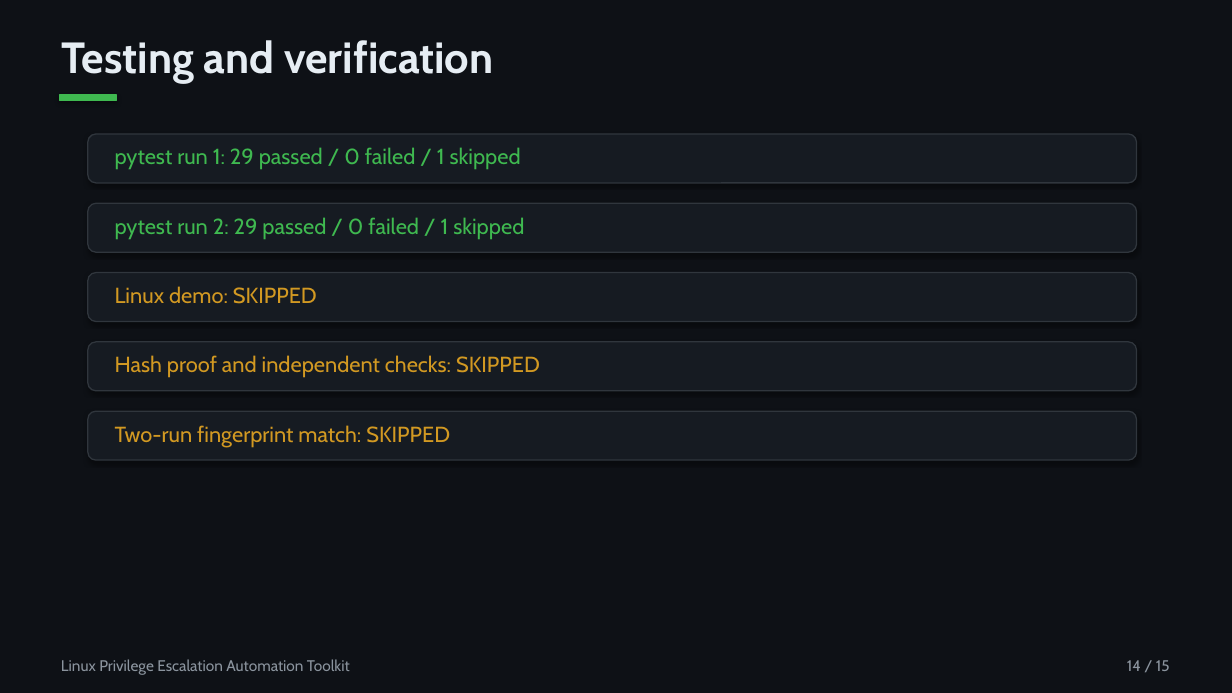
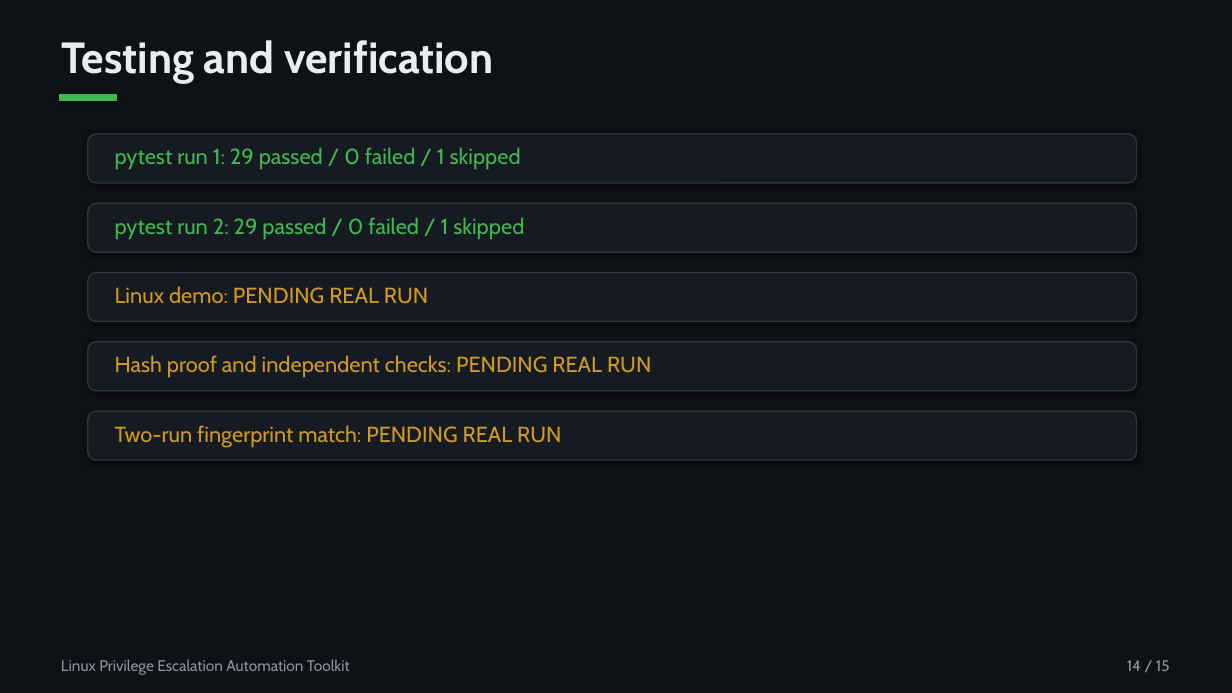
Before and after one commit to Vecesta-co/linux-privesc-toolkit, a slide deck: slide 14 of docs/Final_Presentation.pptx. Drawn at 1232x693 pixels with LibreOffice and Linux fonts; fonts in the diff are those of the drawing. Boxes give left, top, right and bottom in pixels: in the first picture for what was removed or moved away, otherwise in the second. Text is boxed around its words. In the diff, an @@ line names an element or a change of style, - is before the commit and + after.

```diff
--- a/docs/Final_Presentation.pptx
+++ b/docs/Final_Presentation.pptx
@@ text at box(115, 286, 428, 304): text changed @@
-Linux demo: SKIPPED
+Linux demo: PENDING REAL RUN
@@ text at box(115, 355, 651, 378): text changed @@
-Hash proof and independent checks: SKIPPED
+Hash proof and independent checks: PENDING REAL RUN
@@ text at box(115, 425, 561, 448): text changed @@
-Two-run fingerprint match: SKIPPED
+Two-run fingerprint match: PENDING REAL RUN
```
Also in this commit, not shown: 4 other slides changed, 21 other files.
